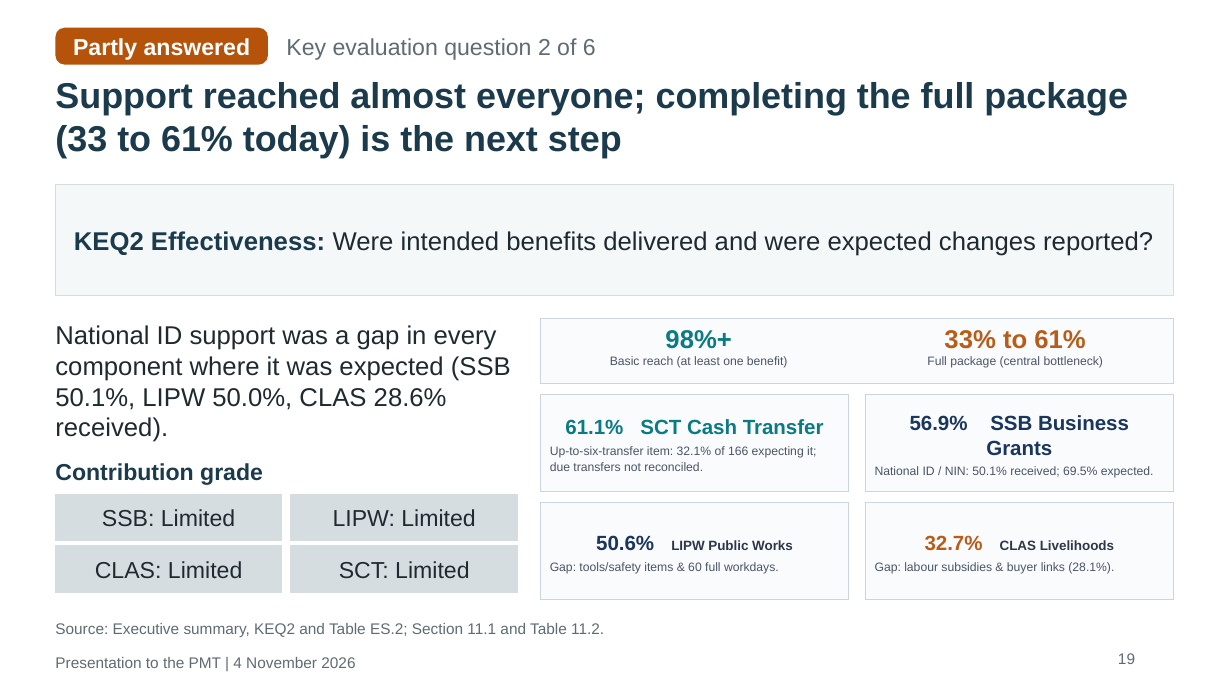
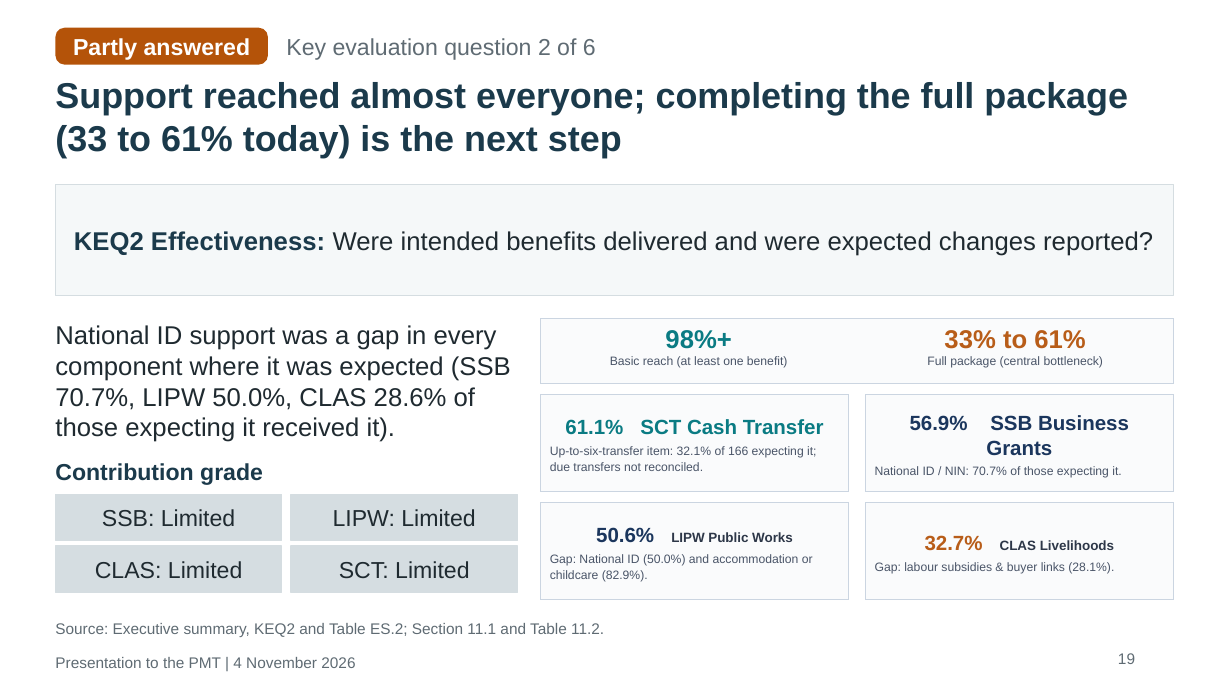
Before and after one commit to kokouekpinda/kokouekpinda, a slide deck: slide 26 of deliverables/REALISE_PMT_Presentation_v5.pptx. Drawn at 1232x693 pixels with LibreOffice and Linux fonts; fonts in the diff are those of the drawing. Boxes give left, top, right and bottom in pixels: in the first picture for what was removed or moved away, otherwise in the second. Text is boxed around its words. In the diff, an @@ line names an element or a change of style, - is before the commit and + after.

```diff
--- a/deliverables/REALISE_PMT_Presentation_v5.pptx
+++ b/deliverables/REALISE_PMT_Presentation_v5.pptx
@@ text at [55, 325, 511, 442]: text changed @@
-National ID support was a gap in every component where it was expected (SSB 50.1%, LIPW 50.0%, CLAS 28.6% received).
+National ID support was a gap in every component where it was expected (SSB 70.7%, LIPW 50.0%, CLAS 28.6% of those expecting it received it).
@@ text in rectangle at [875, 466, 1121, 478]: text changed @@
-National ID / NIN: 50.1% received; 69.5% expected.
+National ID / NIN: 70.7% of those expecting it.
@@ text in rectangle at [550, 554, 813, 582]: text changed @@
-Gap: tools/safety items & 60 full workdays.
+Gap: National ID (50.0%) and accommodation or childcare (82.9%).
```
Also in this commit, not shown: 11 other slides changed, 9 other files.
